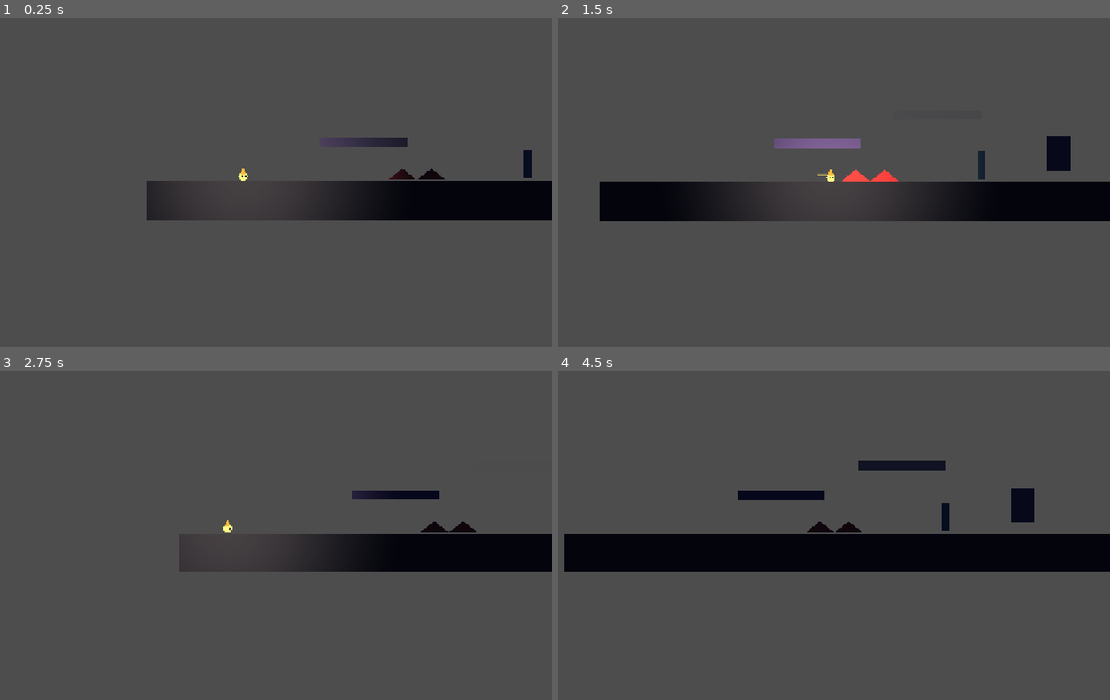
Above: before the commit, frames 1-4 (two rows, left to right).
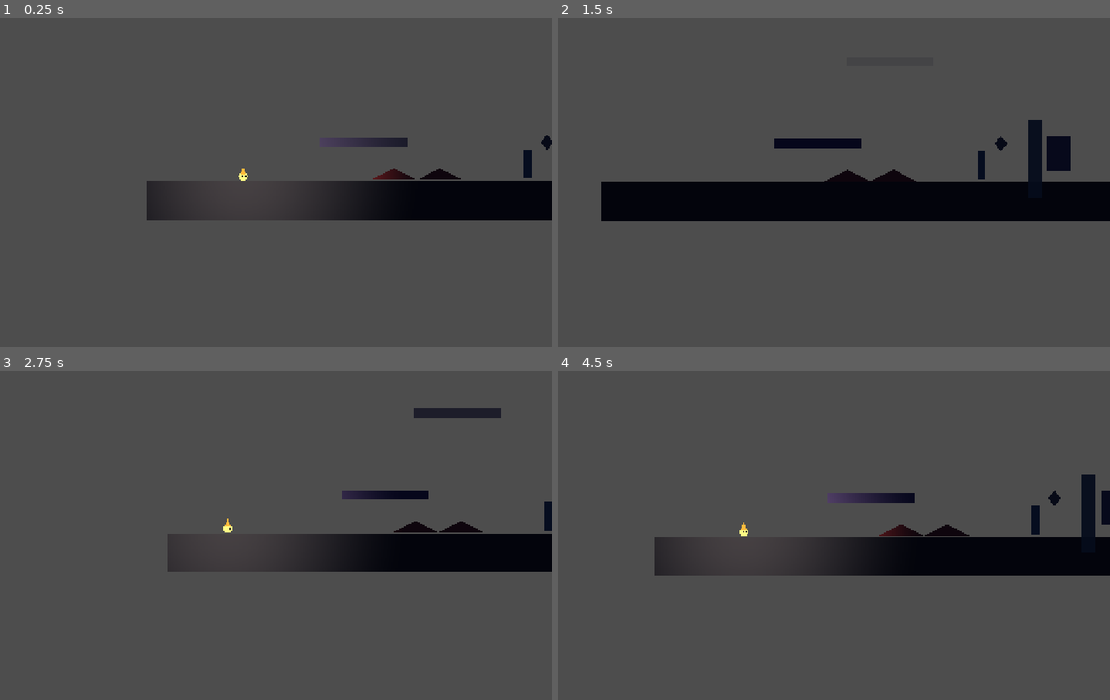
Above: after the commit, the same moments.

Repository: abinraj-vonnue/lumen-the-last-wick
Game: Godot game, scene res://scenes/levels/test_level.tscn
The game is run twice, just before and just after one commit, with the same random seed, the same clock (stepped at 60 frames per second) and the same inputs.
Inputs:
- Up to frame 1 (0.25 s): no input
- Up to frame 2 (1.5 s): tap Enter at 0.5 s; hold D (move_right) from 0.53 s (still down); tap E (flare) at 0.6 s; tap Space (jump) at 0.77 s; tap Shift (dash) at 1.35 s
- Up to frame 3 (2.75 s): tap Space (jump) at 1.52 s; tap E (flare) at 1.55, 2.1 s; release D (move_right) at 2.03 s; hold A (move_left) from 2.03 s (still down)
- Up to frame 4 (4.5 s): release A (move_left) at 2.78 s; hold D (move_right) 2.78-4.28 s; tap X at 2.85 s; tap Space (jump) at 3.02, 3.77 s; tap E (flare) at 3.05, 3.8, 4.35 s; tap F at 3.6 s; hold A (move_left) from 4.28 s (still down)

The runs differ from the first frame. In frame 1, 0.2% of the frame differs, in the area x 67-100%, y 35-50%; in frame 2, 6.3%; in frame 3, 1.1%; in frame 4, 10%, in the area x 1-100%, y 27-63%.

Commit message:
feat: add flare puzzle objects and ability test sequence

Diff:
--- a/scenes/levels/test_level.tscn
+++ b/scenes/levels/test_level.tscn
@@ -6,6 +6,8 @@
 [ext_resource type="Script" path="res://scripts/level_controller.gd" id="4_controller"]
 [ext_resource type="PackedScene" path="res://scenes/objects/hazard.tscn" id="5_hazard"]
 [ext_resource type="PackedScene" path="res://scenes/objects/checkpoint.tscn" id="6_checkpoint"]
+[ext_resource type="PackedScene" path="res://scenes/objects/flare_switch.tscn" id="7_flare_switch"]
+[ext_resource type="PackedScene" path="res://scenes/objects/flare_gate.tscn" id="8_flare_gate"]
 
 [sub_resource type="RectangleShape2D" id="RectangleShape2D_jbqir"]
 size = Vector2(1280, 80)
@@ -45,12 +47,23 @@
 position = Vector2(700, 440)
 light_source_path = NodePath("../Wick/WickLight")
 
+[node name="FlarePlatform" parent="World" instance=ExtResource("2_yautc")]
+position = Vector2(600, 330)
+light_source_path = NodePath("../Wick/WickLight")
+
 [node name="Hazard" parent="World" instance=ExtResource("5_hazard")]
 position = Vector2(560, 566)
-size = Vector2(120, 24)
+size = Vector2(190, 24)
 
 [node name="Checkpoint" parent="World" instance=ExtResource("6_checkpoint")]
 position = Vector2(790, 545)
+
+[node name="FlareSwitch" parent="World" instance=ExtResource("7_flare_switch")]
+position = Vector2(830, 500)
+activation_distance = 420.0
+
+[node name="FlareGate" parent="World" instance=ExtResource("8_flare_gate")]
+position = Vector2(900, 532)
 
 [node name="LevelExit" parent="World" unique_id=2050264204 instance=ExtResource("3_fr1um")]
 position = Vector2(950, 520)
@@ -60,3 +73,5 @@
 
 [node name="WorldDarkness" type="CanvasModulate" parent="." unique_id=806115251]
 color = Color(0.0627451, 0.078431375, 0.14901961, 1)
+
+[connection signal="activated" from="World/FlareSwitch" to="World/FlareGate" method="open"]
--- /dev/null
+++ b/scenes/objects/flare_gate.tscn
@@ -0,0 +1,16 @@
+[gd_scene load_steps=3 format=3]
+
+[ext_resource type="Script" path="res://scripts/flare_gate.gd" id="1"]
+
+[sub_resource type="RectangleShape2D" id="GateShape"]
+size = Vector2(28, 160)
+
+[node name="FlareGate" type="StaticBody2D"]
+script = ExtResource("1")
+
+[node name="CollisionShape2D" type="CollisionShape2D" parent="."]
+shape = SubResource("GateShape")
+
+[node name="Visual" type="Polygon2D" parent="."]
+color = Color(0.33, 0.58, 0.72, 0.95)
+polygon = PackedVector2Array(-14, -80, 14, -80, 14, 80, -14, 80)
--- /dev/null
+++ b/scenes/objects/flare_switch.tscn
@@ -0,0 +1,9 @@
+[gd_scene load_steps=2 format=3]
+
+[ext_resource type="Script" path="res://scripts/flare_switch.gd" id="1"]
+
+[node name="FlareSwitch" type="Node2D"]
+script = ExtResource("1")
+
+[node name="Visual" type="Polygon2D" parent="."]
+polygon = PackedVector2Array(0, -16, 14, 0, 0, 16, -14, 0)
--- /dev/null
+++ b/scripts/flare_gate.gd
@@ -0,0 +1,16 @@
+extends StaticBody2D
+
+@onready var collision_shape: CollisionShape2D = $CollisionShape2D
+@onready var visual: Polygon2D = $Visual
+
+var _opened: bool = false
+
+
+func open() -> void:
+	if _opened:
+		return
+	_opened = true
+	collision_shape.set_deferred("disabled", true)
+	var tween := create_tween()
+	tween.tween_property(visual, "modulate:a", 0.0, 0.25)
+	tween.tween_callback(visual.hide)
--- /dev/null
+++ b/scripts/flare_switch.gd
@@ -0,0 +1,45 @@
+extends Node2D
+
+signal activated
+
+@export var activation_distance: float = 360.0
+@export var requires_line_of_sight: bool = true
+
+@onready var visual: Polygon2D = $Visual
+
+var _activated: bool = false
+var _player: Node2D
+
+
+func _ready() -> void:
+	visual.color = Color("#70809C")
+	_player = get_tree().get_first_node_in_group("player") as Node2D
+	if _player != null and _player.has_signal("flare_started"):
+		_player.flare_started.connect(_on_flare_started)
+
+
+func _on_flare_started(origin: Vector2) -> void:
+	if _activated or origin.distance_to(global_position) > activation_distance:
+		return
+	if requires_line_of_sight and not _has_clear_line(origin):
+		return
+	_activated = true
+	visual.color = Color("#FFD58A")
+	activated.emit()
+
+
+func _has_clear_line(origin: Vector2) -> bool:
+	var world := get_world_2d()
+	if world == null:
+		return false
+	var excluded: Array[RID] = []
+	var owner_node: Node = _player
+	while owner_node != null:
+		if owner_node is CollisionObject2D:
+			excluded.append((owner_node as CollisionObject2D).get_rid())
+		owner_node = owner_node.get_parent()
+	var query := PhysicsRayQueryParameters2D.create(origin, global_position)
+	query.exclude = excluded
+	query.collide_with_bodies = true
+	query.collide_with_areas = false
+	return world.direct_space_state.intersect_ray(query).is_empty()
Not shown: 1 places in scenes/levels/test_level.tscn that only renumber resources
